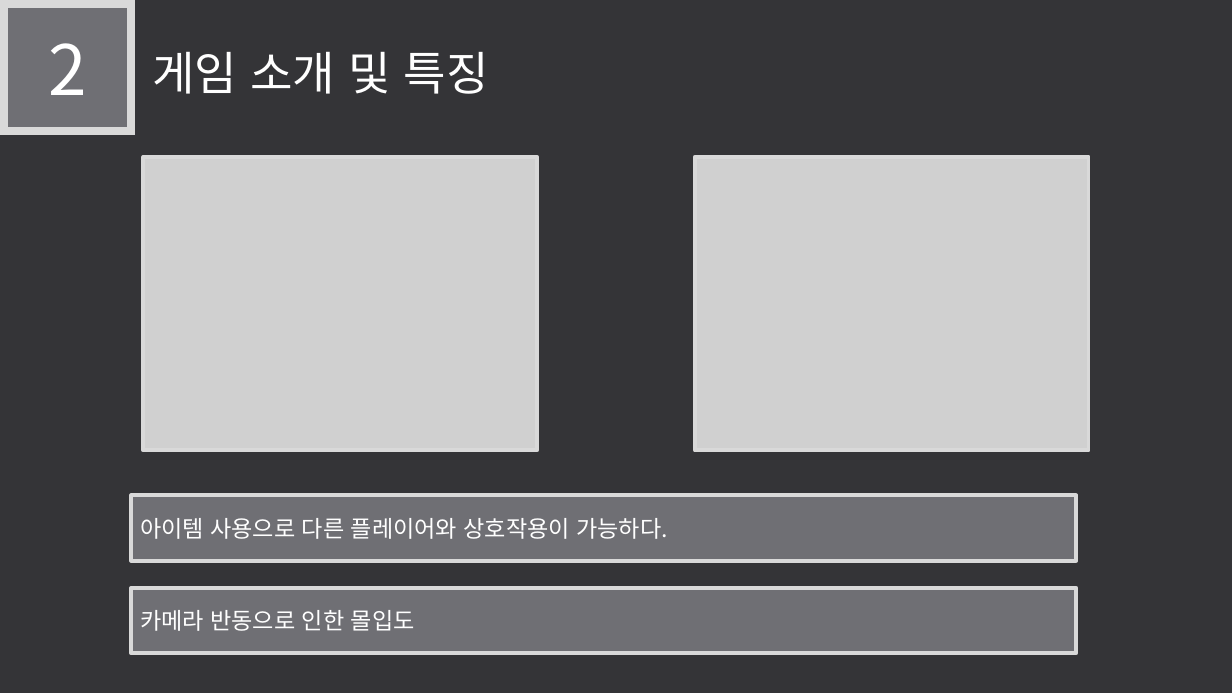
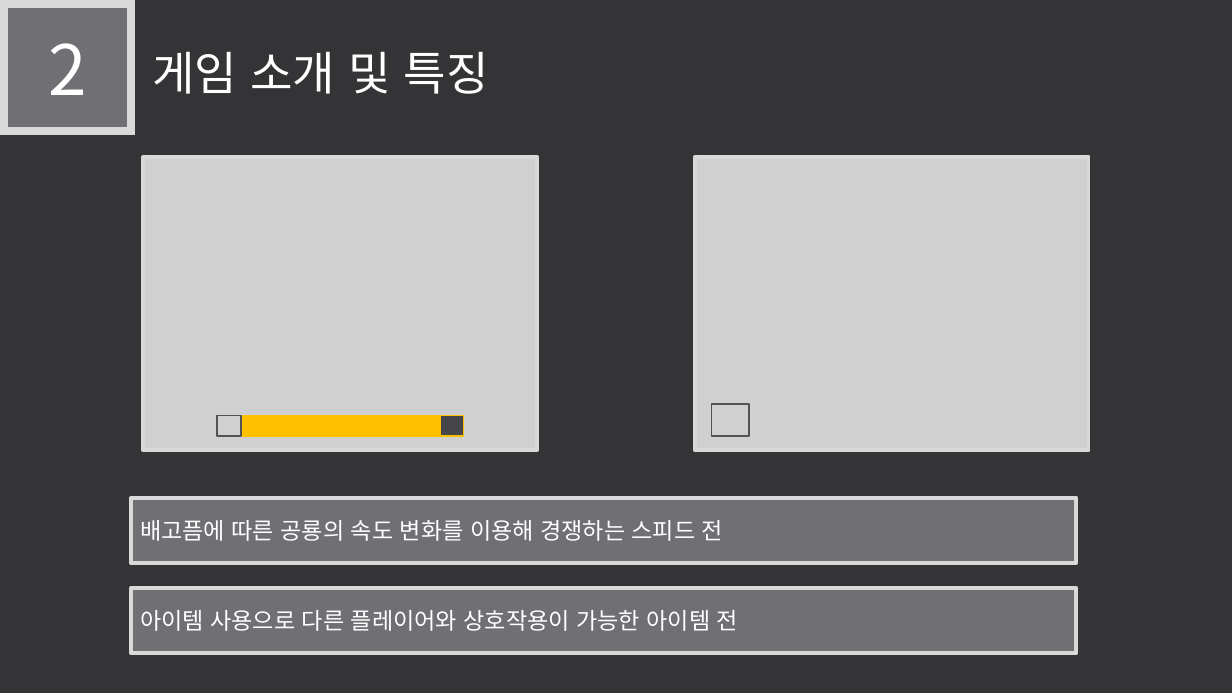
Before and after one commit to LEGO0937/Our_Project, a slide deck: slide 7 of 기획단계/졸작 제안서_α.pptx. Drawn at 1232x693 pixels with LibreOffice and Linux fonts; fonts in the diff are those of the drawing; grey boxes stand for pictures. Boxes give left, top, right and bottom in pixels: in the first picture for what was removed or moved away, otherwise in the second. Text is boxed around its words. In the diff, an @@ line names an element or a change of style, - is before the commit and + after.

Commit message:
최종 수정
Need 어휘수정 원하는 ->필요한
조작법 추가 - 볼거없어도 넣기

```diff
--- a/기획단계/졸작 제안서_α.pptx
+++ b/기획단계/졸작 제안서_α.pptx
@@ rectangle added at <box>217,415,464,436</box>, fill #46464A, outline #FFC000 1.1 pt @@
@@ rectangle added at <box>217,415,441,436</box>, fill #FFC000, outline #FFC000 1.1 pt @@
@@ picture added at <box>217,415,241,436</box> @@
@@ picture added at <box>712,404,749,436</box> @@
@@ rectangle added at <box>131,498,1077,564</box>, fill #6F6F74, outline #D9D9D9 3 pt, 18 pt, text #FFFFFF @@
+배고픔에 따른 공룡의 속도 변화를 이용해 경쟁하는 스피드 전
@@ rectangle "아이템 사용으로 다른 플레이어와 상호작용이 ...": place and size @@
-rectangle "아이템 사용으로 다른 플레이어와 상호작용이 ..." at <box>131,495,1077,561</box>
+rectangle "아이템 사용으로 다른 플레이어와 상호작용이 ..." at <box>131,588,1077,653</box>
@@ rectangle removed at <box>131,588,1077,653</box> @@
-카메라 반동으로 인한 몰입도
@@ text in rectangle at <box>140,610,738,631</box>: text changed @@
-아이템 사용으로 다른 플레이어와 상호작용이 가능하다.
+아이템 사용으로 다른 플레이어와 상호작용이 가능한 아이템 전
```
Also in this commit, not shown: 5 other slides changed, 1 slide added, 2 slides removed.
